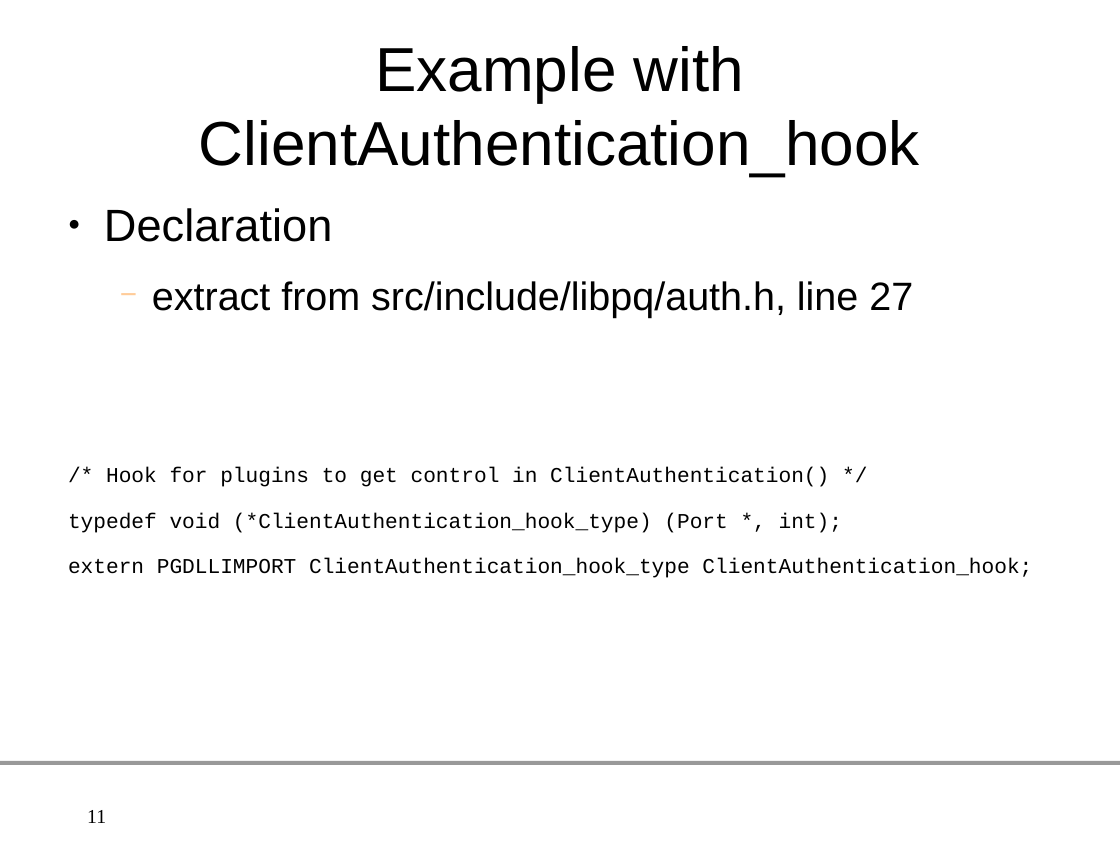
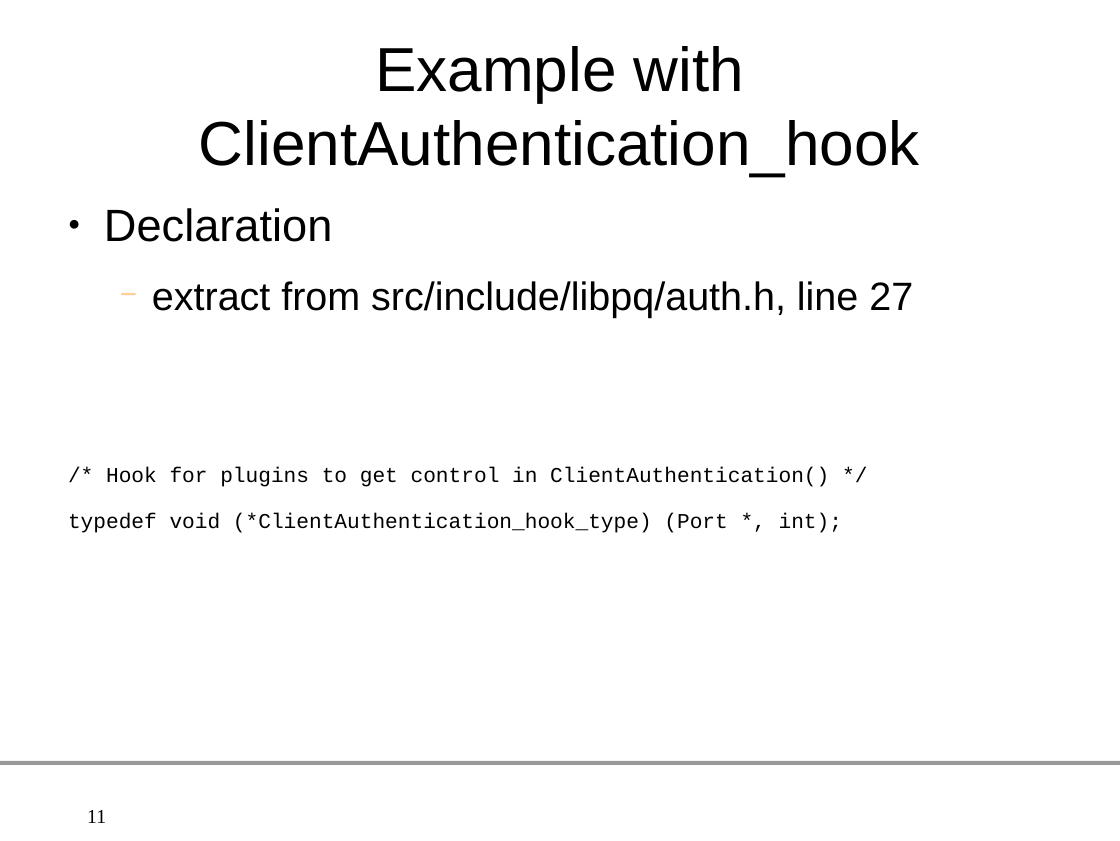
Before and after one commit to gleu/Hooks-in-PostgreSQL, a slide deck: slide 11 of hooks_in_postgresql.odp. Drawn at 1120x841 pixels with LibreOffice and Linux fonts; fonts in the diff are those of the drawing; background and template pictures are left out. Boxes give left, top, right and bottom in pixels: in the first picture for what was removed or moved away, otherwise in the second. Text is boxed around its words. In the diff, an @@ line names an element or a change of style, - is before the commit and + after.

```diff
--- a/hooks_in_postgresql.odp
+++ b/hooks_in_postgresql.odp
@@ text at (68, 558, 1032, 578): paragraph removed @@
-extern PGDLLIMPORT ClientAuthentication_hook_type ClientAuthentication_hook;
```
Also in this commit, not shown: 4 other slides changed, 1 slide added.
